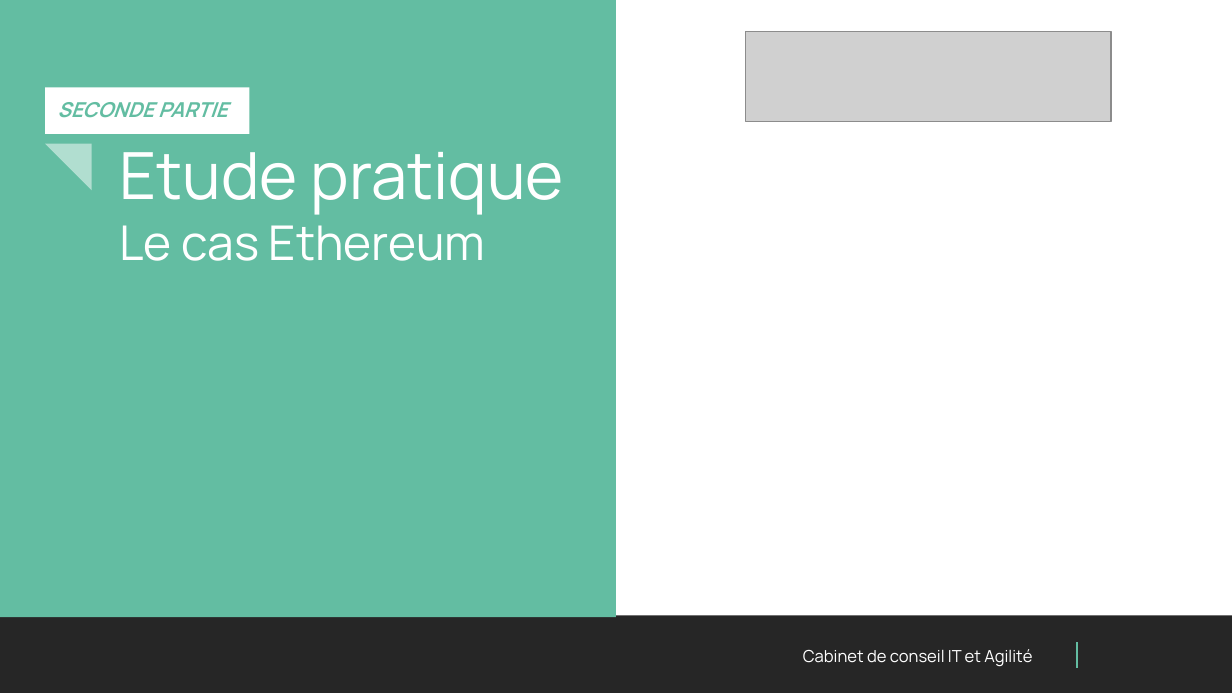
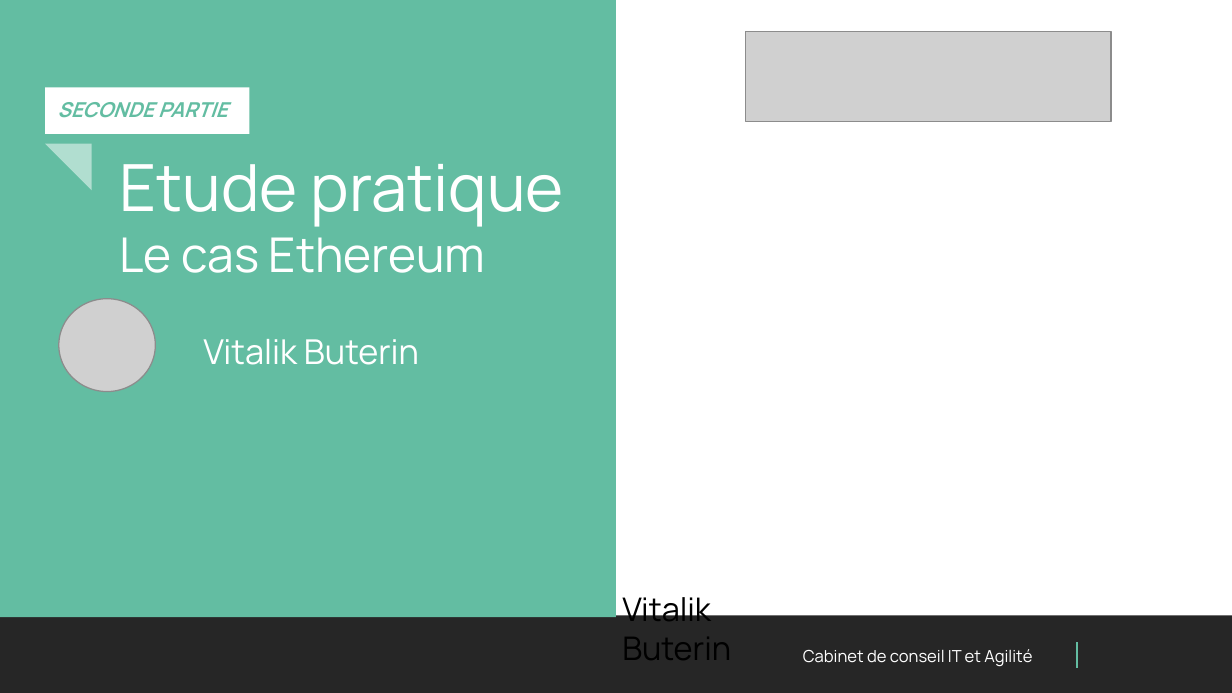
Before and after one commit to PaulFasola/Techlabs, a slide deck: slide 11 of Blockchain101+SmartContracts/Presentation/Techlab Blockchain.pptx (slide 7 before the commit). Drawn at 1232x693 pixels with LibreOffice and Linux fonts; fonts in the diff are those of the drawing; grey boxes stand for pictures; background and template pictures are left out. Boxes give left, top, right and bottom in pixels: in the first picture for what was removed or moved away, otherwise in the second. Text is boxed around its words. In the diff, an @@ line names an element or a change of style, - is before the commit and + after.

```diff
--- a/Blockchain101+SmartContracts/Presentation/Techlab Blockchain.pptx
+++ b/Blockchain101+SmartContracts/Presentation/Techlab Blockchain.pptx
@@ title "Etude pratique Le cas Ethereum": place and size @@
-title "Etude pratique Le cas Ethereum" at [119,152,564,261]
+title "Etude pratique Le cas Ethereum" at [119,164,564,273]
@@ picture added at [59,298,155,391] @@
@@ text added at [203,339,419,365], 20 pt, text #FFFFFF @@
+Vitalik Buterin
@@ text added at [622,591,731,670], 19 pt, text #000000 @@
+Vitalik Buterin
```
Also in this commit, not shown: 6 other slides changed, 6 slides added, 2 slides removed, 1 other file.
